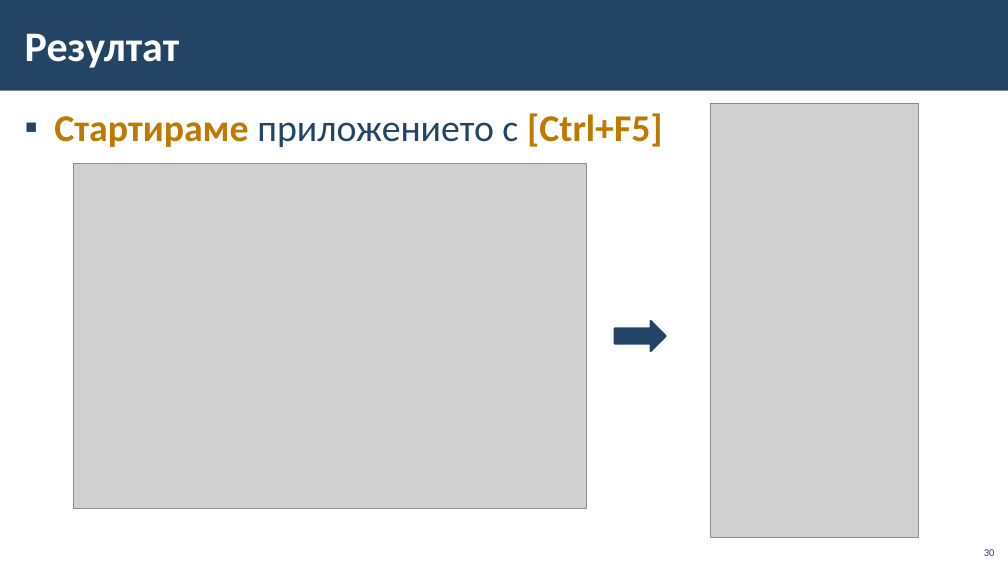
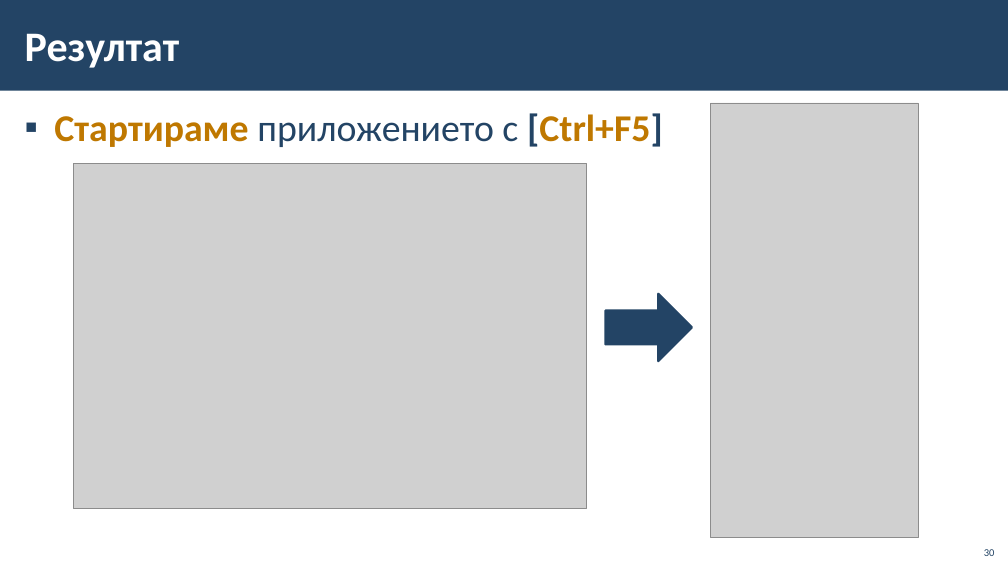
Before and after one commit to BG-IT-Edu/School-Programming, a slide deck: slide 30 of Courses/Software-Sciences/Module-4-Information-Systems-New/05-Connecting-Windows-Forms-with-database/05-Connecting-Windows-Forms-with-database.pptx. Drawn at 1008x567 pixels with LibreOffice and Linux fonts; fonts in the diff are those of the drawing; grey boxes stand for pictures; background and template pictures are left out. Boxes give left, top, right and bottom in pixels: in the first picture for what was removed or moved away, otherwise in the second. Text is boxed around its words. In the diff, an @@ line names an element or a change of style, - is before the commit and + after.

```diff
--- a/Courses/Software-Sciences/Module-4-Information-Systems-New/05-Connecting-Windows-Forms-with-database/05-Connecting-Windows-Forms-with-database.pptx
+++ b/Courses/Software-Sciences/Module-4-Information-Systems-New/05-Connecting-Windows-Forms-with-database/05-Connecting-Windows-Forms-with-database.pptx
@@ text "Стартираме приложението с [Ctrl+F5]" at bbox=[54, 113, 663, 147]: text colour #BF7800 to #234465 in "[Ctrl+F5]" @@
@@ right arrow: place and size @@
-right arrow at bbox=[615, 321, 665, 352]
+right arrow at bbox=[606, 293, 693, 361]
```
Also in this commit, not shown: 8 other slides changed.
